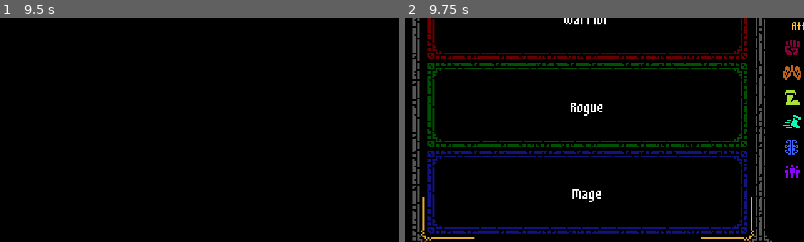
Above: before the commit, frames 1-2 (left to right).
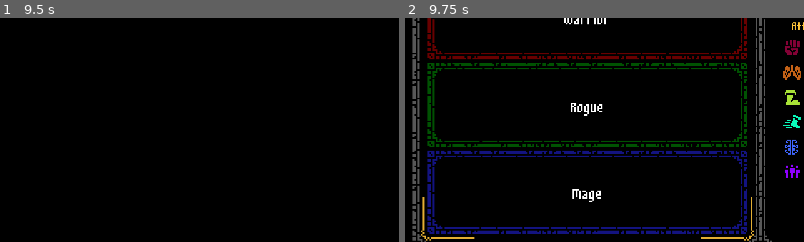
Above: after the commit, the same moments.

Repository: E-Rodowicz/Project-Fantasy
Game: Godot game, scene res://scenes/gui/character_screen.tscn
Two runs of this game, one before a commit and one after it. Both use one fixed random seed, a clock stepped at 60 frames per second and the inputs below. This scene is started directly instead of the project's main scene.
Inputs:
- Up to frame 1 (9.5 s): tap Enter at 0.5, 2, 3.5 s; hold Right (ui_right) 0.53-1.28 s; tap 0 (ability_0) at 0.6 s; tap Space (precise_move) at 1.25, 2.75, 4.25 s; hold Down (ui_down) 1.28-2.03 s; tap 1 (ability_1) at 1.35 s; hold Right (ui_right) 2.03-2.78 s; tap 2 (ability_2) at 2.1 s; hold Up (ui_up) 2.78-3.53 s; tap 3 (ability_3) at 2.85 s; hold Left (ui_left) 3.53-5.03 s; tap 4 (ability_4) at 3.6 s; tap 5 (ability_5) at 4.35 s; hold Down (ui_down) 5.03-5.78 s; tap 6 (ability_6) at 5.1 s; hold Right (ui_right) 5.78-6.53 s; tap 7 (ability_7) at 5.85 s; hold Up (ui_up) 6.53-7.28 s; tap 8 (ability_8) at 6.6 s; hold Right (ui_right) 7.28-8.03 s; tap 9 (ability_9) at 7.35 s; hold Down (ui_down) 8.03-8.78 s; tap G (end_turn) at 8.1 s; hold Left (ui_left) from 8.78 s (still down); tap E (interact) at 8.85 s
- Up to frame 2 (9.75 s): release Left (ui_left) at 9.53 s; hold Up (ui_up) from 9.53 s (still down); hold C (open_character) from 9.53 s (still down)
The pictures show only the part of the screen within x 6-55%, y 30-80%; the shares and areas given below are measured in that part.

Frame 1 is identical in both runs. In frame 2, 0.3% of the frame differs, in the area x 6-86%, y 95-97%.

Commit message:
More visual polish to character screen
Made stats pop forward (slightly scaled up) when highlighted, also made the buttons on ability panel pop upward one pixel when highlighted.

Diff:
--- a/scenes/gui/ability_panel.gd
+++ b/scenes/gui/ability_panel.gd
@@ -35,6 +35,8 @@
 const TREE_TOP: int = 34
 # Empty pixels between an icon and the cursor box around it.
 const CURSOR_GAP: int = 1
+# How far the selected tree button rises while choosing, in pixels.
+const POP_HEIGHT: int = 1
 # Fully transparent, for fading things out.
 const HIDDEN: Color = Color(1, 1, 1, 0)
 # Nudges the hotbar key number from the icon's bottom-right corner, in pixels.
@@ -63,6 +65,8 @@
 var button_home_y: Array[float] = []
 var label_home_y: Array[float] = []
 var slide_tween: Tween = null
+# Where the chosen button was when its slide began, popped or not.
+var slide_start_y: float = 0.0
 
 # --- OPEN TREE ---
 # Everything inside an open tree is built in code. tree_view fades in and out as one, so its
@@ -87,9 +91,6 @@
 var charge_started: bool = false
 
 func _ready() -> void:
-	# Hides anything outside the panel's rect, which is what cuts off the top half of the
-	# chosen button once it slides up.
-	clip_contents = true
 	for i: int in range(tree_buttons.size()):
 		button_home_y.append(tree_buttons[i].position.y)
 		label_home_y.append(tree_labels[i].position.y)
@@ -176,6 +177,9 @@
 func _open_tree() -> void:
 	state = PanelState.OPENING
 	_update_highlight()
+	slide_start_y = tree_buttons[selected_tree].position.y
+	# Only needed while a button can be half off the top.
+	clip_contents = true
 	_build_tree(TREE_IDS[selected_tree])
 	_kill_tween()
 	slide_tween = create_tween()
@@ -201,6 +205,7 @@
 	slide_tween.tween_callback(_on_closed)
 
 func _on_closed() -> void:
+	clip_contents = false
 	state = PanelState.CHOOSING
 	_clear_tree()
 	_update_highlight()
@@ -213,7 +218,8 @@
 	state = PanelState.CHOOSING
 	# Slide and fade both act on whichever button is selected, so they must run before the
 	# selection changes, or the old button would be left slid up or faded out.
-	_apply_slide(0.0)
+	tree_labels[selected_tree].position.y = label_home_y[selected_tree]
+	clip_contents = false
 	_apply_fade(1.0)
 	tree_view.modulate.a = 0.0
 	_clear_tree()
@@ -242,7 +248,7 @@
 	# Shifting the label down by half the hidden part puts its centre in the middle of the
 	# part still showing.
 	var label_open_y: float = label_home_y[selected_tree] + floori(hidden_height / 2.0) - TITLE_RAISE
-	button.position.y = roundf(lerpf(button_home_y[selected_tree], button_open_y, t))
+	button.position.y = roundf(lerpf(slide_start_y, button_open_y, t))
 	label.position.y = roundf(lerpf(label_home_y[selected_tree], label_open_y, t))
 
 # --- TREE BUILDING ---
@@ -501,3 +507,10 @@
 			elif not choosing:
 				colour = TITLE_COLOUR
 		UiFade.label_colour(tree_labels[i], colour)
+
+	for i: int in range(tree_buttons.size()):
+		# While a tree is opening, open or closing, the slide owns the chosen button's position.
+		if i == selected_tree and state != PanelState.CHOOSING:
+			continue
+		var popped: bool = i == selected_tree and cursor_visible
+		tree_buttons[i].position.y = button_home_y[i] - (POP_HEIGHT if popped else 0)
--- a/scenes/gui/stats_panel.gd
+++ b/scenes/gui/stats_panel.gd
@@ -294,6 +294,8 @@
 func _update_highlight() -> void:
 	_set_colour(header_label, Color.WHITE, cursor_visible and selected_row == HEADER_ROW)
 	_set_colour(xp_text, Color.WHITE, cursor_visible and selected_row == XP_ROW)
+	UiFade.pop(header_label, cursor_visible and selected_row == HEADER_ROW)
+	UiFade.pop(xp_text, cursor_visible and selected_row == XP_ROW)
 	for col: int in range(nav_columns.size()):
 		for row: int in range(nav_columns[col].size()):
 			var stat_id: String = nav_columns[col][row]
@@ -303,6 +305,7 @@
 			_set_colour(cell_name_labels[stat_id], name_colour, is_selected)
 			_set_colour(cell_labels[stat_id], value_colours.get(stat_id, Color.WHITE), is_selected)
 			UiFade.modulate(cell_icons[stat_id], SELECTED_COLOUR if is_selected else name_colour)
+			UiFade.pop(cell_nodes[stat_id], is_selected)
 
 func _set_colour(label: Label, normal_colour: Color, is_selected: bool) -> void:
 	UiFade.label_colour(label, SELECTED_COLOUR if is_selected else normal_colour)
--- a/scripts/ui_fade.gd
+++ b/scripts/ui_fade.gd
@@ -10,6 +10,9 @@
 const FLASH_COLOUR: Color = Color(2.0, 2.0, 2.0, 1.0)
 const FLASH_POP_TIME: float = 0.06
 const FLASH_SETTLE_TIME: float = 0.2
+# How much bigger a selected item grows, and how long it takes.
+const POP_SCALE: float = 1.1
+const POP_TIME: float = 0
 
 # Fades a Label's text colour.
 static func label_colour(label: Label, colour: Color, duration: float = DEFAULT_TIME) -> void:
@@ -52,6 +55,43 @@
 	if item.has_meta("fade_target"):
 		item.remove_meta("fade_target")
 
+# Grows an item when popped and shrinks it back when not. TRANS_BACK overshoots a touch, which reads
+# as a pop. Only acts when the target changes, so it's safe to call every highlight update.
+static func pop(item: Control, popped: bool, pop_scale: float = POP_SCALE, duration: float = POP_TIME) -> void:
+	var target: float = pop_scale if popped else 1.0
+	if item.has_meta("pop_target") and item.get_meta("pop_target") == target:
+		return
+	if item.has_meta("pop_tween"):
+		var old_tween: Tween = item.get_meta("pop_tween")
+		if old_tween != null and old_tween.is_valid():
+			old_tween.kill()
+	# Moving the pivot of an item that's already scaled shifts where it's drawn, so the position is
+	# moved back by the same amount. At scale 1 that amount is zero, so most items aren't touched.
+	var new_pivot: Vector2 = _pop_pivot(item).round()
+	item.position += (item.pivot_offset - new_pivot) * (Vector2.ONE - item.scale)
+	item.pivot_offset = new_pivot
+	# Draws the popped item over its neighbours, since it now slightly overlaps them.
+	item.z_index = 1 if popped else 0
+	var tween: Tween = item.create_tween()
+	# Grows relative to the item's own scale, so something already scaled in the scene (like the
+	# 0.75 XP text) keeps it. Taken the first time it's popped, before any pop has changed it.
+	if not item.has_meta("pop_base_scale"):
+		item.set_meta("pop_base_scale", item.scale)
+	var base_scale: Vector2 = item.get_meta("pop_base_scale")
+	tween.tween_property(item, "scale", base_scale * target, duration).set_trans(Tween.TRANS_CUBIC).set_ease(Tween.EASE_OUT)
+	item.set_meta("pop_tween", tween)
+	item.set_meta("pop_target", target)
+
+# pivot_offset is the point scale grows from. For a container or a left-aligned label, the content
+# can be narrower than the node, so the pivot goes at the content's middle. Anything else grows
+# from its own centre.
+static func _pop_pivot(item: Control) -> Vector2:
+	var content: Vector2 = item.get_combined_minimum_size()
+	var centred_label: bool = item is Label and (item as Label).horizontal_alignment == HORIZONTAL_ALIGNMENT_CENTER
+	if item is Container or (item is Label and not centred_label):
+		return Vector2(content.x / 2.0, item.size.y / 2.0)
+	return item.size / 2.0
+
 static func _kill_old_fade(item: CanvasItem) -> void:
 	if item.has_meta("fade_tween"):
 		var old_tween: Tween = item.get_meta("fade_tween")
